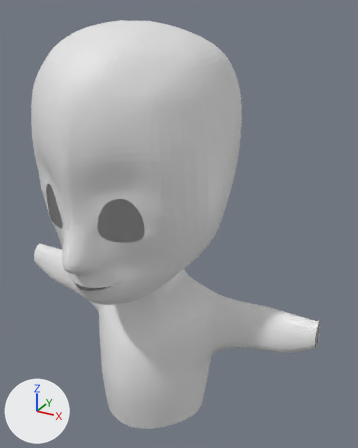
A saved change to the Blender file steampunk.blend.
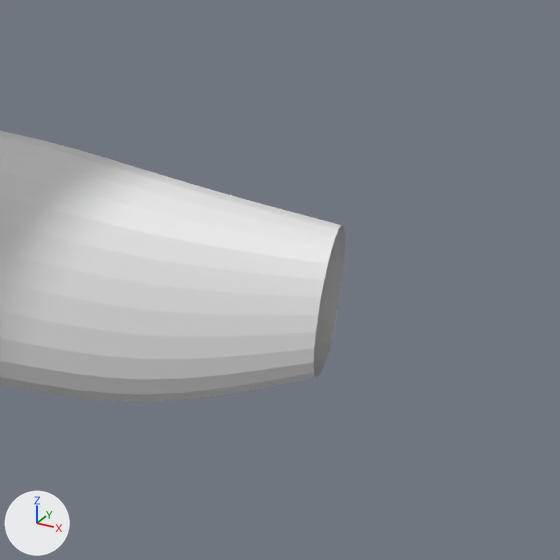
The first picture shows the older version from a camera (50 mm lens) standing at (4.62, -7.01, 12.11) and looking at (0.54, 0.42, 8.39). The close-ups show both versions on the part from 72% to 100% of the width and 63% to 85% of the height of that picture. Every picture has the same lights, and +X, +Y and +Z are marked at lower left.
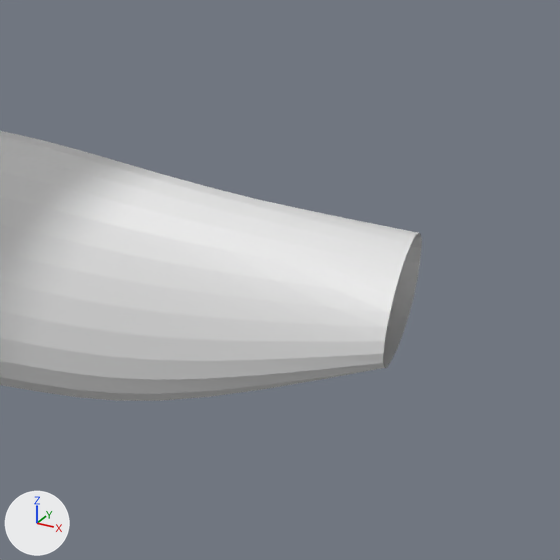
Edits to the bpy script that builds the scene:
```text
Change me_plane:
    where me_plane.from_pydata(...)  # 259 vertices, 224 faces; spans x 0.0..3.28, y -3.9..3.76, z -2.07..2.17
    used by ob_plane; location = (0.0, 0.0, 8.192); rotation_euler = (1.571, 0.0, 0.0), in degrees (90, 0, 0)
    me_plane part 1
    me_plane.vertices[253].co: (3.26, -1.2, -0.43) -> (3.48, -1.17, -0.39)
    me_plane.vertices[254].co: (3.26, -1.12, -0.6) -> (3.48, -1.12, -0.63)
    me_plane.vertices[255].co: (3.27, -1.41, -0.34) -> (3.48, -1.32, -0.27)
    me_plane.vertices[256].co: (3.26, -1.35, -0.75) -> (3.48, -1.29, -0.83)
    me_plane.vertices[257].co: (3.28, -1.66, -0.37) -> (3.49, -1.5, -0.31)
    me_plane.vertices[258].co: (3.27, -1.7, -0.68) -> (3.49, -1.53, -0.73)
```

What differs and where, as boxes (x1, y1, x2, y2) in the close-ups (560 x 560 px; the box of a moved part takes in the faces that stretch with it):
'Plane', reshaped
    before: (0, 131, 345, 402)
    after: (0, 131, 422, 401)
part 1 of me_plane, moved or reshaped
    before: (146, 183, 345, 402)
    after: (156, 184, 422, 401)
